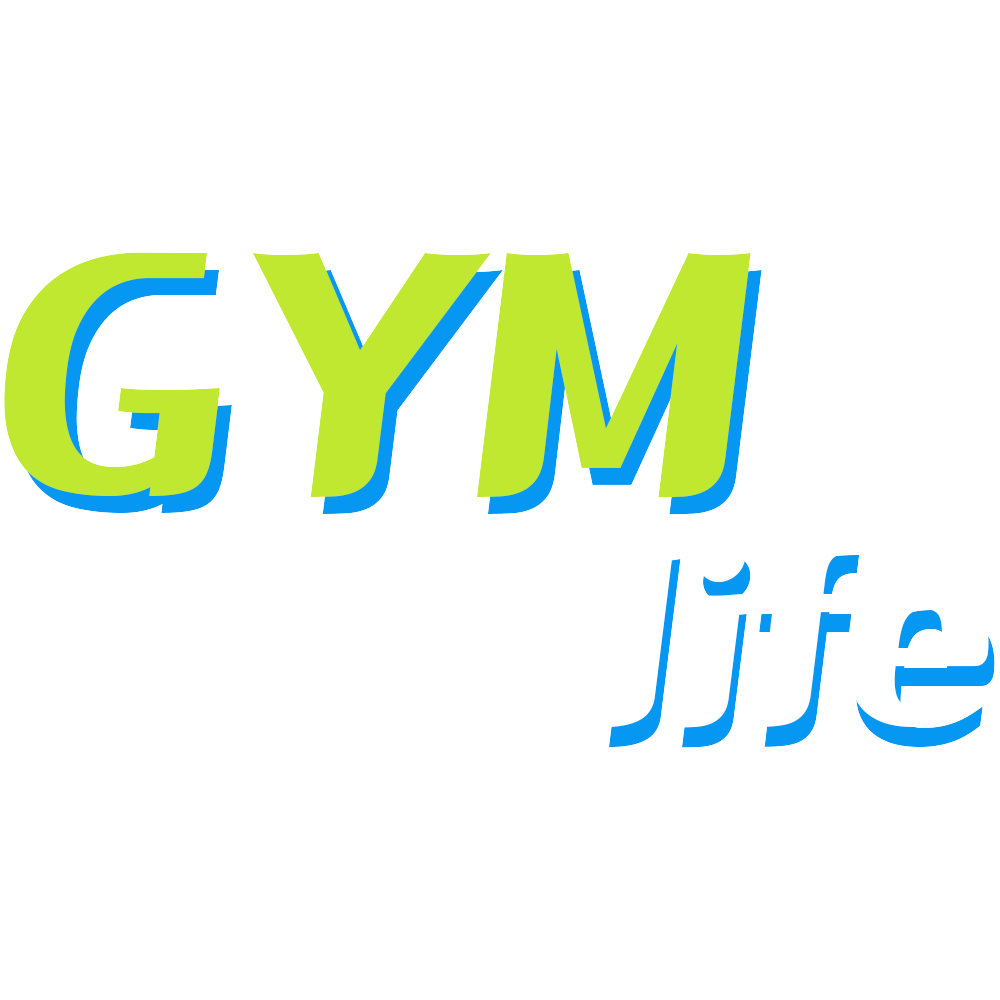
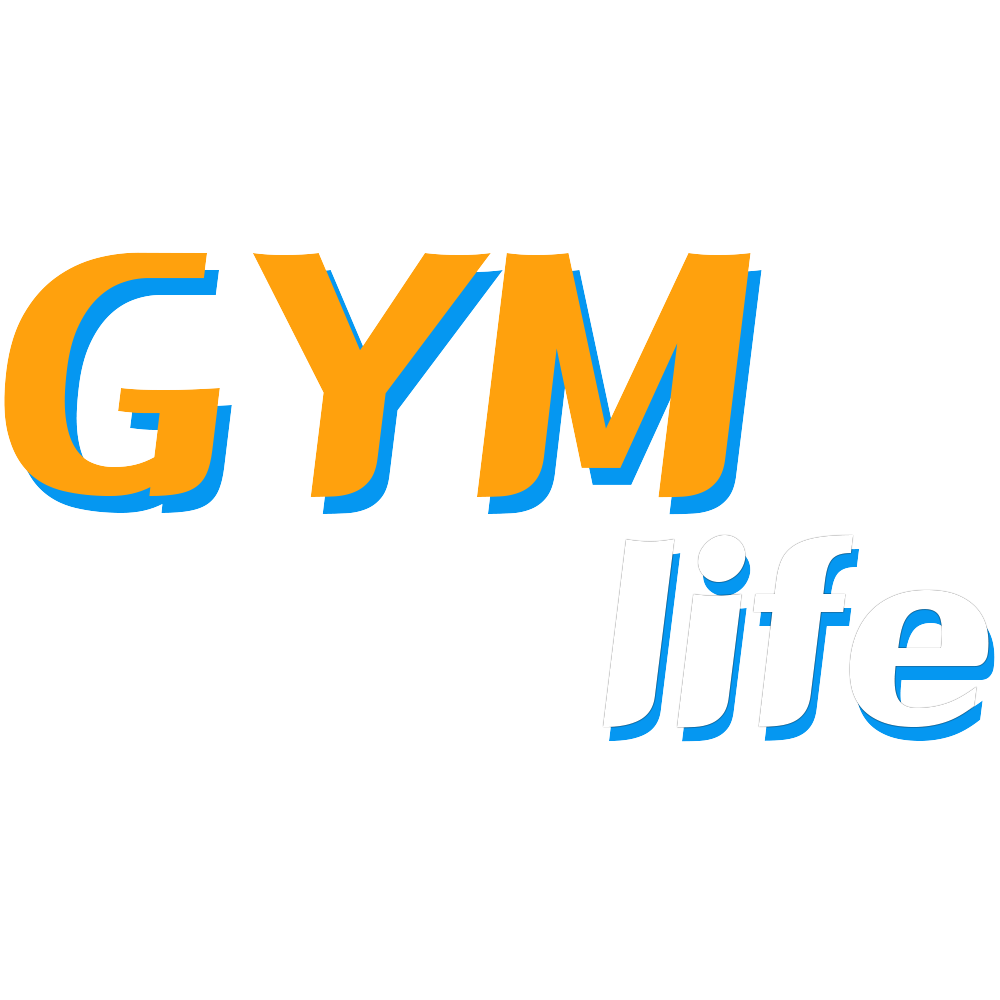
Revision of a layered w=1000, h=1000 image; what changed, layer by layer:
added layer "life" (1st of 2) above "life" over [603, 535, 989, 728]
added layer "life" (2nd of 2) above "GYM" over [609, 549, 995, 742]
added layer "GYM" (1st of 2) above "GYM" over [4, 252, 751, 498]
added layer "GYM" (2nd of 2) above "Camada 0" over [16, 269, 749, 498]
renamed "life" to "life copiar 2", moved it into group "bk" over [603, 535, 989, 728]
removed layer "life" (2nd of 2) over [609, 555, 995, 748]
removed layer "GYM" (1st of 2) over [4, 252, 751, 498]
renamed "GYM" to "GYM copiar", moved it into group "bk" over [16, 269, 749, 498]